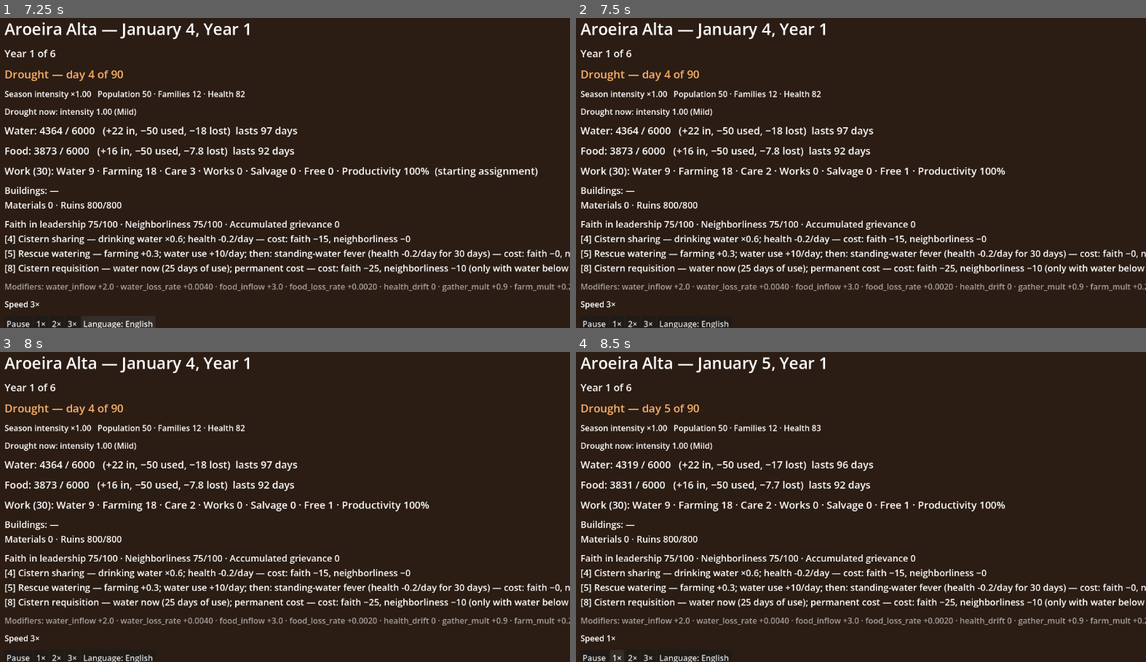
Above: before the commit, frames 1-4 (two rows, left to right).
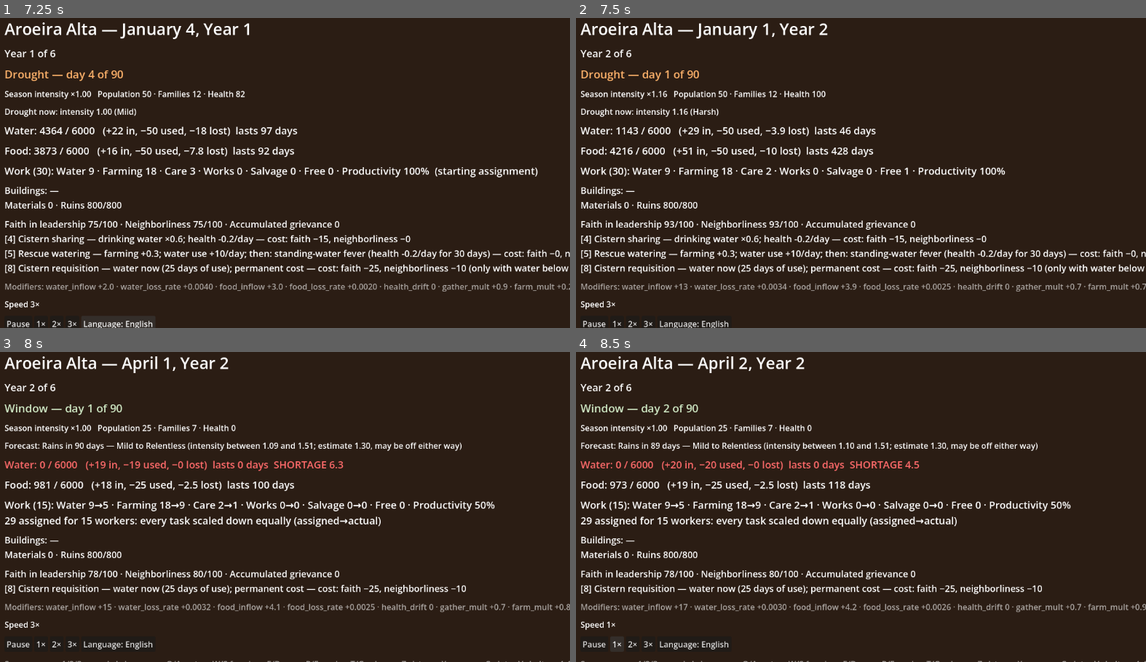
Above: after the commit, the same moments.

Repository: Alucardjrr/jogo-estacoes
Game: Godot game, scene res://scenes/debug/debug_hud.tscn
Two runs of this game, one before a commit and one after it. Both use one fixed random seed, a clock stepped at 60 frames per second and the inputs below.
Inputs (mouse positions are in pixels of both pictures, inside the frame that each line leads up to):
- Up to frame 1 (7.25 s): click "1×" at 0.5 s; click "2×" at 1.25 s; click "3×" at 2 s; click "Pause" at 2.75 s; click "Language: English" at 3.5 s; click "Pausar" at 4.25 s; click "1×" at 5 s; click "3×" at 5.75 s; click "Idioma: Português" at 6.5 s
- Up to frame 2 (7.5 s): move the mouse to (980, 148) at 7.27 s; hold D from 7.28 s (still down); tap J at 7.35 s; click (980, 148) at 7.42 s
- Up to frame 3 (8 s): keep holding D; tap K at 7.55 s
- Up to frame 4 (8.5 s): release D at 8 s; click "1×" at 8 s

Frame 1 is identical in both runs. In frame 2, 1.9% of the frame differs, in the area x 5-100%, y 1-89%; in frame 3, 12%; in frame 4, 12%, in the area x 0-100%, y 1-100%.

Commit message:
Dev: pular ano/estação para testar o fim da campanha (#21)
* Dev: J pula 1 ano, K pula 1 estação (para testar o fim da campanha)

Só em dev (D-029). Simula os dias de verdade, na ordem do tick, e entrega tudo à tela
num único day_passed; para no fim da campanha. Em prod não faz nada (teste).

Co-Authored-By: Claude Opus 5.5 <noreply@anthropic.com>
Claude-Session: https://claude.ai/code/session_01SAYqEDdngbHsg9bvX27t7B

* QA #21: teste do caminho positivo do pulo de dev

Co-Authored-By: Claude Opus 5.5 <noreply@anthropic.com>
Claude-Session: https://claude.ai/code/session_01SAYqEDdngbHsg9bvX27t7B

---------

Co-authored-by: Claude <noreply@anthropic.com>

Diff:
--- a/data/text/ui.csv
+++ b/data/text/ui.csv
@@ -202,3 +202,4 @@
 HUD_END_BY_YEAR,"população por ano: {list}","population by year: {list}"
 HUD_END_NO_MEASURES,"nenhuma","none"
 REJECT_CAMPAIGN_FINAL,"tarde demais para medidas novas","too late for new measures"
+HUD_HELP_DEV,"J: pular 1 ano · K: pular 1 estação (só dev)","J: skip 1 year · K: skip 1 season (dev only)"
--- a/scripts/game.gd
+++ b/scripts/game.gd
@@ -56,6 +56,30 @@
 		return
 	if sim.advance(delta, current_speed()) > 0:
 		day_passed.emit(sim.snapshot(), sim.drain_events())
+
+
+## Só dev (D-029): simula `days` dias de uma vez (simulação completa, mesma ordem do
+## tick) e entrega tudo à tela num único day_passed. Para testar o fim da campanha
+## sem esperar. Retorna quantos dias passaram.
+func dev_skip(days: int) -> int:
+	if not dev_mode or not ready_ok or days <= 0:
+		return 0
+	var done := 0
+	while done < days and not sim.campaign.ended:
+		sim.step_day()
+		done += 1
+	if done > 0:
+		day_passed.emit(sim.snapshot(), sim.drain_events())
+	return done
+
+
+## Dias até o 1º dia da próxima estação / do próximo ano (para o pulo de dev).
+static func days_to_next_season(day_in_season: int, season_days: int) -> int:
+	return season_days - day_in_season + 1
+
+
+static func days_to_next_year(day_index: int, days_per_year: int) -> int:
+	return days_per_year - day_index % days_per_year
 
 
 ## Ajuste de mão de obra pela fila de comandos (vale no próximo dia simulado).
--- a/scripts/ui/debug_hud.gd
+++ b/scripts/ui/debug_hud.gd
@@ -120,6 +120,11 @@
 				Game.set_paused(true)
 		KEY_1, KEY_2, KEY_3:
 			Game.set_speed_index(event.keycode - KEY_1)
+		KEY_J, KEY_K when Game.dev_mode and not _last_snapshot.is_empty():
+			# Só dev: pula um ano (J) ou uma estação (K), simulando os dias.
+			var s := _last_snapshot
+			Game.dev_skip(Game.days_to_next_year(s.day_index, Game.sim.calendar.days_per_year())
+				if event.keycode == KEY_J else Game.days_to_next_season(s.day_in_season, s.season_days))
 		_:
 			if LABOR_KEYS.has(event.keycode):
 				_adjust_labor(LABOR_KEYS[event.keycode][0], LABOR_KEYS[event.keycode][1])
@@ -152,7 +157,7 @@
 func _refresh_all() -> void:
 	_pause_button.text = tr("HUD_PAUSE_BUTTON")
 	_locale_button.text = tr("HUD_LANGUAGE")
-	_help_label.text = tr("HUD_HELP")
+	_help_label.text = tr("HUD_HELP") + ("\n" + tr("HUD_HELP_DEV") if Game.dev_mode else "")
 	if not Game.ready_ok:
 		_date_label.text = tr("HUD_DATA_ERROR")
 		_season_label.text = "\n".join(Game.sim.data.errors)
--- a/test/unit/test_ambiente.gd
+++ b/test/unit/test_ambiente.gd
@@ -59,3 +59,43 @@
 	assert_false(text.contains("DIARY_") or text.contains("REACT_"), "chave sem tradução: " + text)
 	assert_true(text.contains(tr("RESIDENT_06")))
 	assert_true(text.contains(tr("BUILDING_SILO")))
+
+
+func test_pulo_de_dev() -> void:
+	assert_eq(GameScript.days_to_next_season(1, 90), 90)
+	assert_eq(GameScript.days_to_next_season(90, 90), 1)
+	assert_eq(GameScript.days_to_next_year(0, 360), 360)
+	assert_eq(GameScript.days_to_next_year(359, 360), 1)
+	assert_eq(GameScript.days_to_next_year(360, 360), 360)
+
+
+func test_pulo_nao_existe_em_prod() -> void:
+	var dev: bool = Game.dev_mode
+	Game.dev_mode = false
+	var before: int = Game.sim.calendar.day_index
+	assert_eq(Game.dev_skip(360), 0)
+	assert_eq(Game.sim.calendar.day_index, before)
+	Game.dev_mode = dev
+
+
+
+func test_pulo_em_dev_vai_ao_proximo_ano_e_para_no_fim() -> void:
+	# Simulação própria no lugar da do autoload, para não sujar outros testes.
+	var real: Simulation = Game.sim
+	var dev: bool = Game.dev_mode
+	var sim := Simulation.new()
+	assert_true(sim.setup(1))
+	Game.sim = sim
+	Game.dev_mode = true
+	watch_signals(Game)
+	var dpy := sim.calendar.days_per_year()
+	assert_eq(Game.dev_skip(GameScript.days_to_next_year(sim.calendar.day_index, dpy)), dpy)
+	assert_eq(sim.calendar.day_index % dpy, 0)
+	assert_eq(sim.calendar.year(), 2)
+	assert_signal_emit_count(Game, "day_passed", 1)
+	var left := sim.campaign.days_left(sim.calendar) - 1  # dias que ainda faltam simular
+	assert_eq(Game.dev_skip(100000), left)
+	assert_true(sim.campaign.ended)
+	assert_eq(Game.dev_skip(10), 0)
+	Game.sim = real
+	Game.dev_mode = dev
